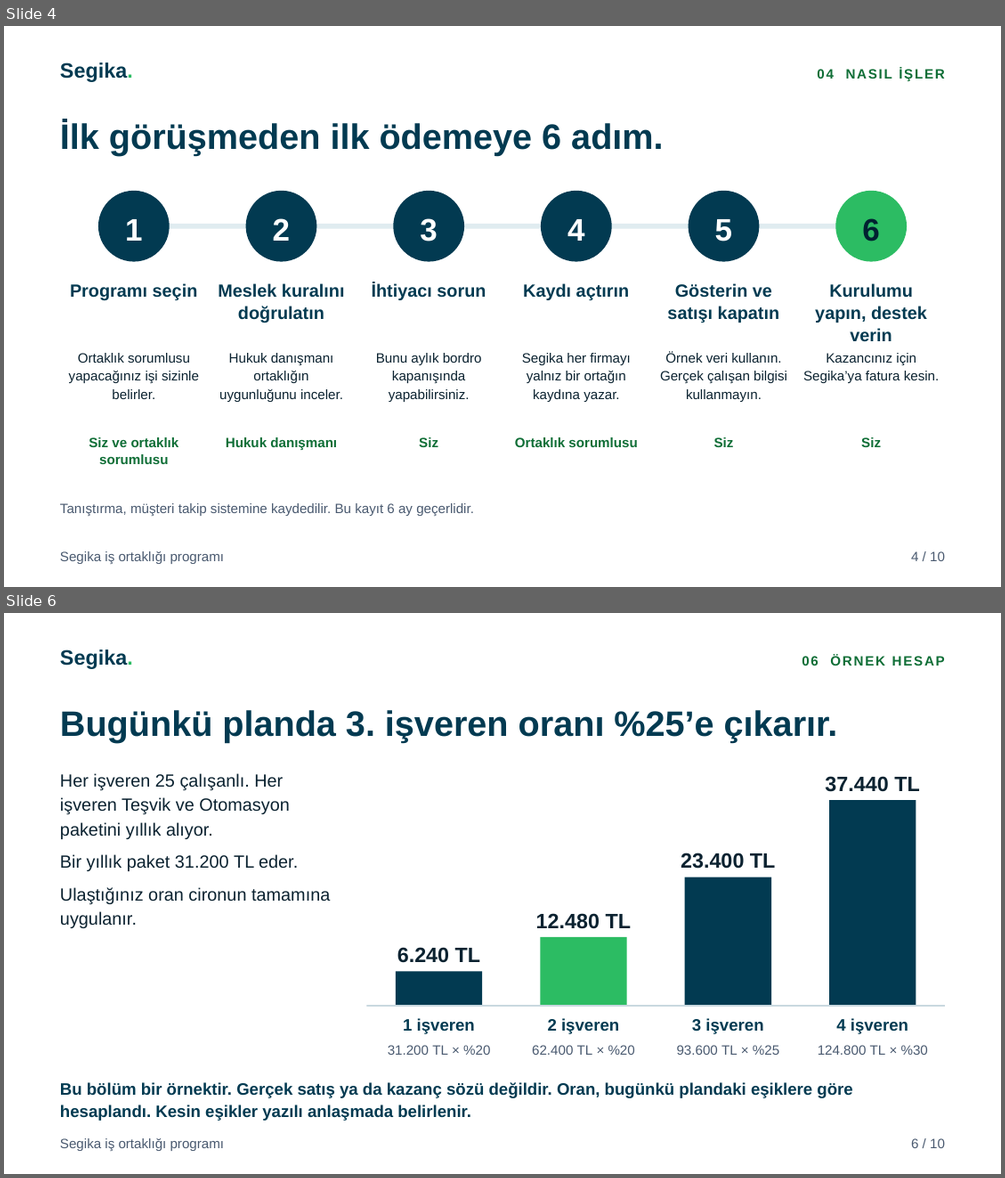
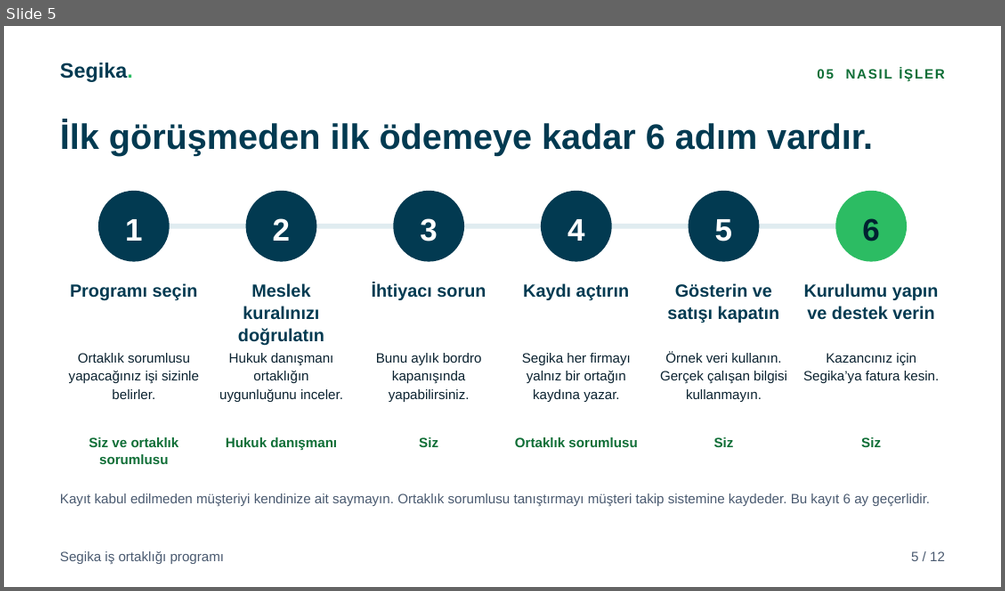
Before and after one commit to karacaismail/19ekim, a slide deck: public/indir/segika/segika-is-ortakligi-sunum.pptx. Shown one above the other, each under a label of ours: slides 4 and 6 before the commit, slide 5 after it; the slides between them are not shown. The pictures are 1005x1178 and 1005x591 pixels, drawn with LibreOffice and Linux fonts; fonts in the diff are those of the drawing. Boxes give left, top, right and bottom in pixels: in the first picture for what was removed or moved away, otherwise in the second. Text is boxed around its words. In the diff, an @@ line names an element or a change of style, - is before the commit and + after.

Commit message:
Segika setini 2. revizyona göre yeniden üret
Üç dosyaya fotoğraflı kapak eklendi. Üç dosya da 12 sayfadır.
Örnekler 100 çalışan üzerinden kuruldu. Fiyatlar 6.250 TL,
5.400 TL ve 8.900 TL oldu. Aylık satış sayfası kümülatif
kazancı gösterir. Yıllık sayfa seviyeleri ve 4 yıllık payı
gösterir. Kadrolu uzman yolu çıkarıldı. Mevcut müşterinin ayrı
sayfası var. Koşullar karşılıklı taahhüt diliyle yazıldı.
Kapak fotoğrafı Pexels lisanslıdır. Kaynağı README dosyasındadır.

```diff
--- a/public/indir/segika/segika-is-ortakligi-sunum.pptx
+++ b/public/indir/segika/segika-is-ortakligi-sunum.pptx
@@ slide 6 removed at (4,613,1001,1174), background #FFFFFF @@
@@ text removed at (60,649,133,669) @@
-Segika.
@@ text removed at (801,655,945,666) @@
-06 ÖRNEK HESAP
@@ text removed at (60,710,838,743) @@
-Bugünkü planda 3. işveren oranı %25’e çıkarır.
@@ text removed at (60,773,330,928) @@
-Her işveren 25 çalışanlı. Her işveren Teşvik ve Otomasyon paketini yıllık alıyor.
-Bir yıllık paket 31.200 TL eder.
-Ulaştığınız oran cironun tamamına uygulanır.
@@ text removed at (825,776,920,792) @@
-37.440 TL
@@ rectangle removed at (830,800,916,1005) @@
@@ text removed at (680,852,776,868) @@
-23.400 TL
@@ rectangle removed at (685,877,771,1005) @@
@@ text removed at (536,913,631,929) @@
-12.480 TL
@@ text removed at (397,947,481,963) @@
-6.240 TL
@@ rectangle removed at (540,937,627,1005) @@
@@ rectangle removed at (396,971,483,1005) @@
@@ line removed from (367, 1005) to (945, 1005) @@
@@ text removed at (403,1018,475,1034) @@
-1 işveren
@@ text removed at (548,1018,619,1034) @@
-2 işveren
@@ text removed at (692,1018,763,1034) @@
-3 işveren
@@ text removed at (836,1018,908,1034) @@
-4 işveren
@@ text removed at (388,1045,490,1054) @@
-31.200 TL × %20
@@ text removed at (532,1045,635,1054) @@
-62.400 TL × %20
@@ text removed at (677,1045,779,1054) @@
-93.600 TL × %25
@@ text removed at (817,1045,928,1054) @@
-124.800 TL × %30
@@ text removed at (60,1082,852,1120) @@
-Bu bölüm bir örnektir. Gerçek satış ya da kazanç sözü değildir. Oran, bugünkü plandaki eşiklere göre hesaplandı. Kesin eşikler yazılı anlaşmada belirlenir.
@@ text removed at (60,1138,225,1151) @@
-Segika iş ortaklığı programı
@@ text removed at (911,1138,945,1148) @@
-6 / 10
@@ what was slide 4 is now slide 5 @@
@@ slide 5 changed as well @@
@@ text at (817,68,945,81): text changed @@
-04 NASIL İŞLER
+05 NASIL İŞLER
@@ text at (60,121,873,156): text changed @@
-İlk görüşmeden ilk ödemeye 6 adım.
+İlk görüşmeden ilk ödemeye kadar 6 adım vardır.
@@ text at (238,283,324,345): text changed @@
-Meslek kuralını doğrulatın
+Meslek kuralınızı doğrulatın
@@ text at (804,283,938,320): text changed @@
-Kurulumu yapın, destek verin
+Kurulumu yapın ve destek verin
@@ text at (60,493,930,506): text changed @@
-Tanıştırma, müşteri takip sistemine kaydedilir. Bu kayıt 6 ay geçerlidir.
+Kayıt kabul edilmeden müşteriyi kendinize ait saymayın. Ortaklık sorumlusu tanıştırmayı müşteri takip sistemine kaydeder. Bu kayıt 6 ay geçerlidir.
@@ text at (911,551,945,561): text changed @@
-4 / 10
+5 / 12
```
Also in this commit, not shown: 3 other slides changed, 8 slides added, 5 other slides removed, 52 other files.
